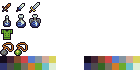
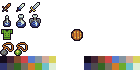
Layered file, before and after one edit (140 x 70). Changes by layer:
painted on "Layer 3" over <box>71,29,83,41</box>
